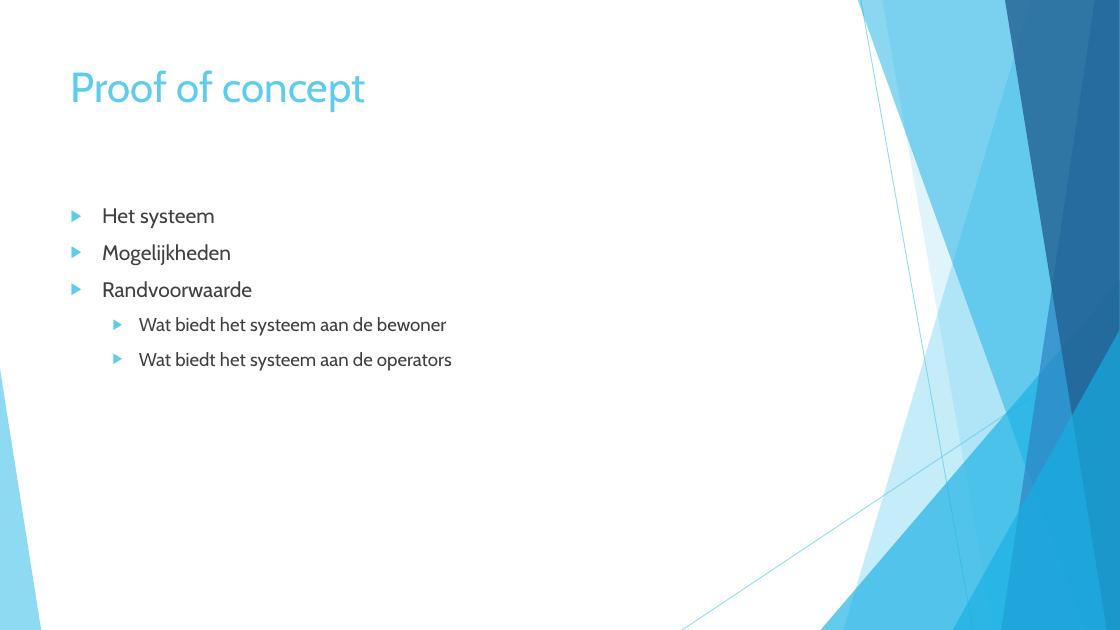
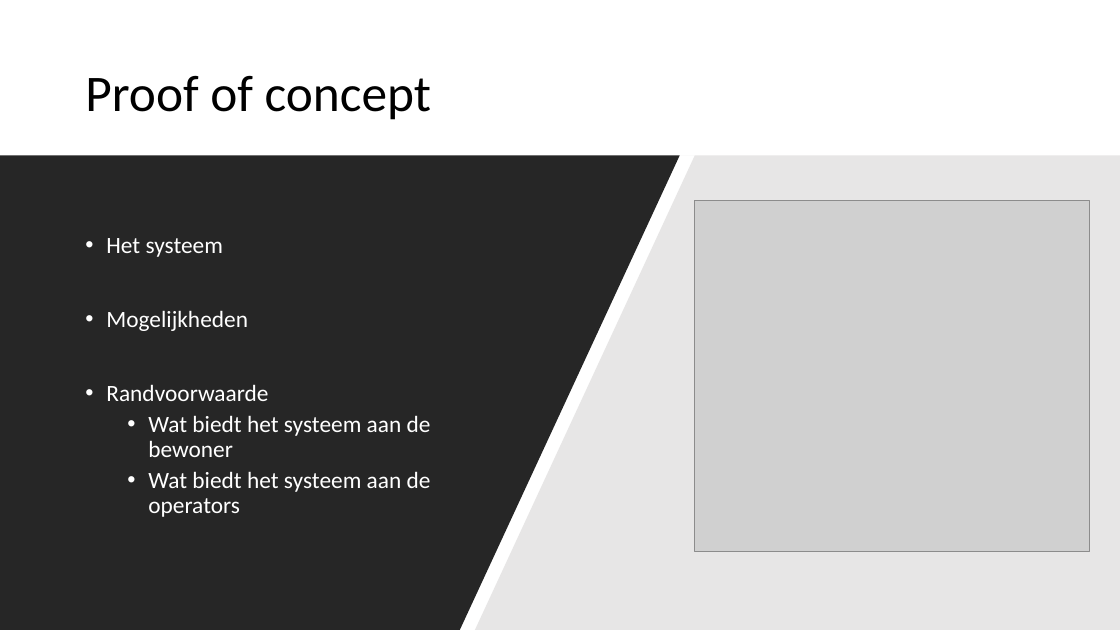
Before and after one commit to wouter503/IDP, a slide deck: slide 10 of Plan van aanpak/presentatie.pptx (slide 6 before the commit). Drawn at 1120x630 pixels with LibreOffice and Linux fonts; fonts in the diff are those of the drawing; grey boxes stand for pictures. Boxes give left, top, right and bottom in pixels: in the first picture for what was removed or moved away, otherwise in the second. Text is boxed around its words. In the diff, an @@ line names an element or a change of style, - is before the commit and + after.

```diff
--- a/Plan van aanpak/presentatie.pptx
+++ b/Plan van aanpak/presentatie.pptx
@@ title "Proof of concept": place and size @@
-title "Proof of concept" at [71, 70, 366, 112]
+title "Proof of concept" at [85, 75, 431, 120]
@@ title "Proof of concept" at [85, 75, 431, 120]: size 36 to 44 pt, font Cabin to Calibri, text colour #5FCBEF to #000000; line spacing 1 to 0.9; vertical alignment top to middle @@
@@ freeform shape added at [0, 155, 680, 630], fill #262626 @@
@@ freeform shape added at [455, 155, 1120, 630], fill #E7E6E6 @@
@@ text "Het systeem": place and size @@
-text "Het systeem" at [102, 208, 452, 371]
+text "Het systeem" at [106, 238, 431, 517]
@@ text "Het systeem" at [106, 238, 431, 517]: size 18 to 20 pt in "Het systeem", "Mogelijkheden", "Randvoorwaarde"; font Cabin to Calibri, text colour #404040 to #FFFFFF; size 16 to 20 pt in "Wat biedt het systeem aan de bewoner", "Wat biedt het systeem aan de operators"; bullet ▶ to •; line spacing 1 to 0.9; less space between paragraphs; vertical alignment top to middle @@
@@ picture added at [695, 201, 1090, 552] @@
@@ group removed at [0, 0, 1120, 630]: 5 freeform shapes, 3 triangles, 2 lines @@
```
Also in this commit, not shown: 11 other slides changed, 4 slides added.
